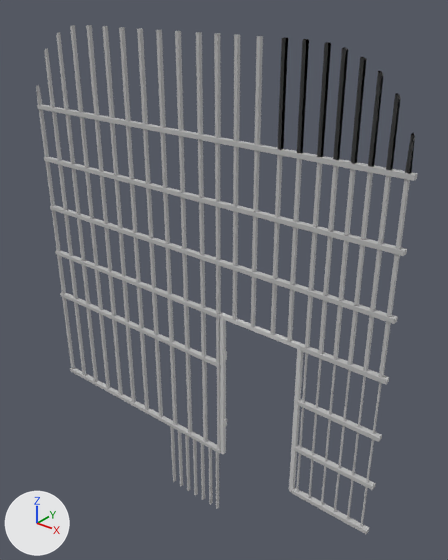
Renders of the FBX model Pest/Assets/Models/Sewer/Models/Claude/Environment/Bars/Bars_Large_Sewer_Environment.FBX from each side of a commit.
The view is the same before and after, from a camera (50 mm lens) standing at (3.92, -4.87, 5.47) and looking at (-0.23, 0.32, 2.26). Lighting does not change. The marker at lower left points along +X, +Y and +Z. Where no turn or scale is listed for an object, it has been applied to the vertices.

In view in the first picture: 'Gitter_Tunnel_Groß'.
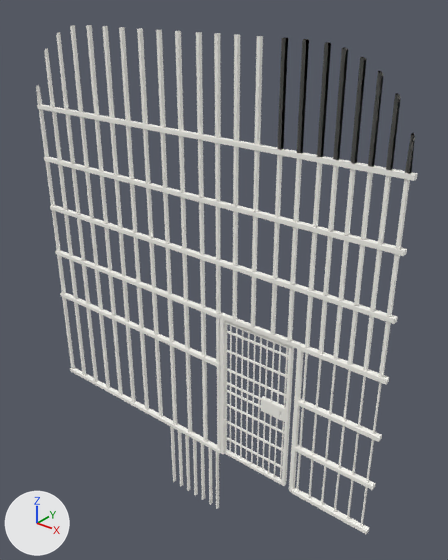
Pixel boxes [x1, y1, x2, y2] of what changed, in the pictures (448 x 560 px):
'Gitter_Tür', added
    after: [225, 320, 294, 486]
part 1 of me_mesh, recoloured
    both: [36, 25, 418, 534]
part 2 of me_mesh, recoloured
    both: [220, 313, 304, 492]

The edits, one by one:
Material '03 - Default' (mat_03___default) is new.
Its base color is (1.0, 0.991, 0.93) (white #fffef7).
Its roughness is 0.46.
me_mesh has 1248 vertices, 1324 faces and spans x -2.98..2.06, y -0.06..0.0, z -1.0..5.01.
me_mesh is used by ob_gitter_tunnel_groß; location (0.0, 0.0, 0.0).
me_mesh part 1: all 1244 faces that had it switch from mat_material__25 (grey #bcbcbc) to mat_03___default (white #fffef7).
me_mesh part 2: all 80 faces that had it switch from mat_01___default (light grey #cacaca) to mat_03___default (white #fffef7).
Mesh me_mesh_1 is new.
It has 200 vertices, 166 faces and spans x 0.01..0.96, y -0.03..0.03, z 0.0..1.96.
It uses material mat_03___default (white #fffef7).
Object 'Gitter_Tür' (ob_gitter_tür) is new; it shows me_mesh_1.
Its location is (0.0, 0.0, 0.0).
